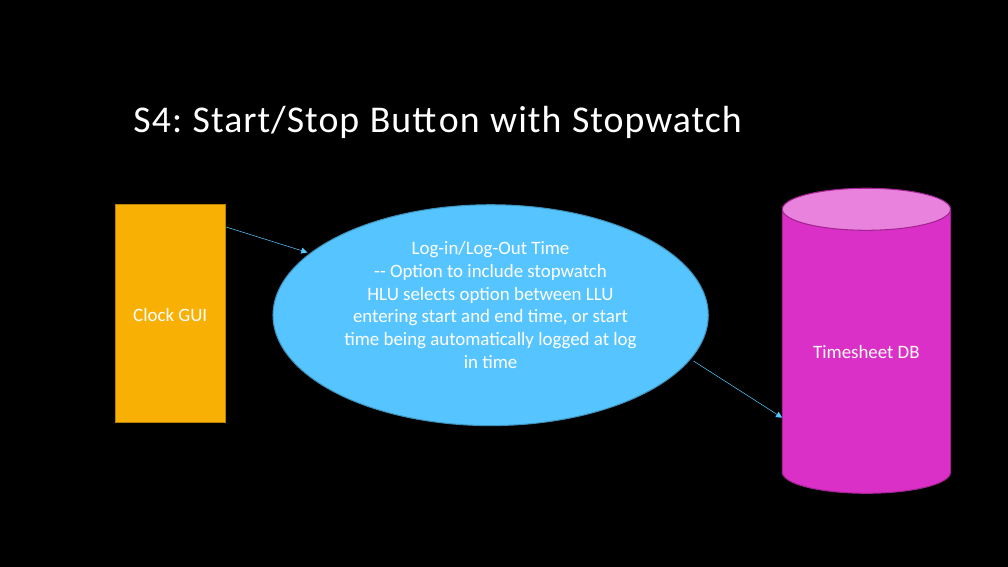
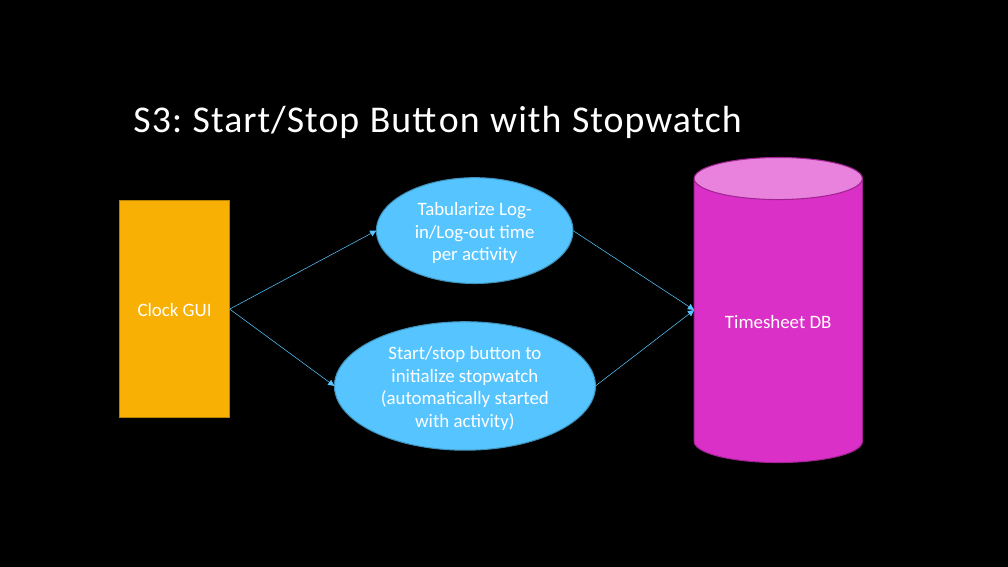
Before and after one commit to arnyboy101/InsemiTimeSheet, a slide deck: slide 4 of SubRoutine Diagrams/Time Tracker.pptx (slide 5 before the commit). Drawn at 1008x567 pixels with LibreOffice and Linux fonts; fonts in the diff are those of the drawing; background and template pictures are left out. Boxes give left, top, right and bottom in pixels: in the first picture for what was removed or moved away, otherwise in the second. Text is boxed around its words. In the diff, an @@ line names an element or a change of style, - is before the commit and + after.

```diff
--- a/SubRoutine Diagrams/Time Tracker.pptx
+++ b/SubRoutine Diagrams/Time Tracker.pptx
@@ title at box(133, 105, 742, 138): text changed @@
-S4: Start/Stop Button with Stopwatch
+S3: Start/Stop Button with Stopwatch
@@ ellipse "Tabularize Log-in/Log-out time per activity": place and size @@
-ellipse "Tabularize Log-in/Log-out time per activity" at box(273, 205, 709, 426)
+ellipse "Tabularize Log-in/Log-out time per activity" at box(377, 178, 573, 284)
@@ cylinder "Timesheet DB": place and size @@
-cylinder "Timesheet DB" at box(783, 188, 951, 493)
+cylinder "Timesheet DB" at box(694, 157, 863, 462)
@@ rectangle "Clock GUI": place and size @@
-rectangle "Clock GUI" at box(115, 205, 225, 422)
+rectangle "Clock GUI" at box(119, 200, 230, 417)
@@ text in ellipse at box(415, 202, 534, 263): text changed @@
-Log-in/Log-Out Time
--- Option to include stopwatch
-HLU selects option between LLU entering start and end time, or start time being automatically logged at log in time
+Tabularize Log-in/Log-out time per activity
@@ arrow moved from (225, 227) - (308, 253) to (230, 309) - (377, 231) @@
@@ arrow moved from (693, 361) - (783, 418) to (573, 231) - (694, 310) @@
@@ arrow added from (230, 309) to (334, 386), #56C5FF 0.5 pt @@
@@ ellipse added at box(334, 322, 595, 451), fill #56C5FF, outline #4092BD 1 pt, 18 pt, text #FFFFFF @@
+Start/stop button to initialize stopwatch (automatically started with activity)
@@ arrow added from (595, 386) to (694, 310), #56C5FF 0.5 pt @@
```
Also in this commit, not shown: 5 other slides changed.
